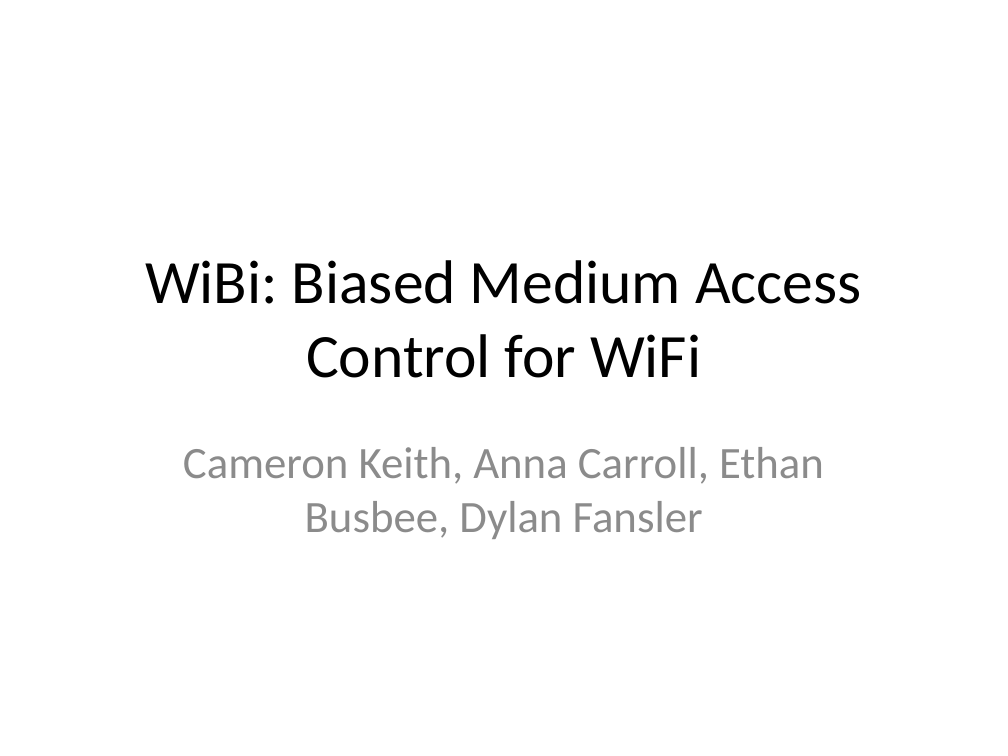
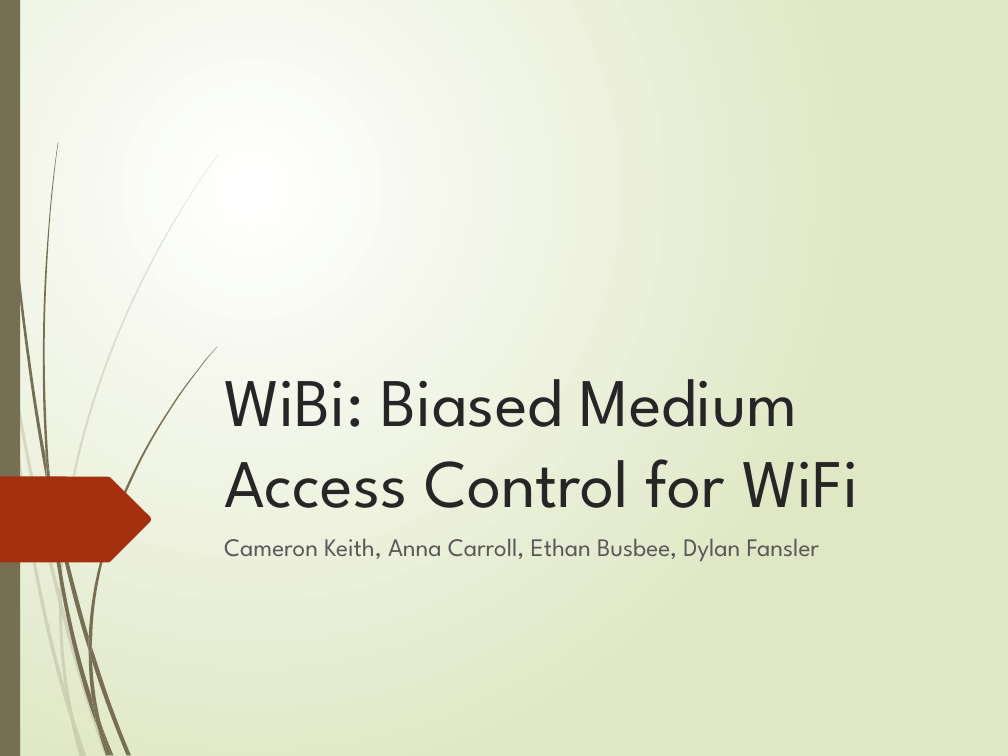
Before and after one commit to Marfle-Bark/myHUMPS, a slide deck: slide 1 of Presentation.pptx. Drawn at 1008x756 pixels with LibreOffice and Linux fonts; fonts in the diff are those of the drawing. Boxes give left, top, right and bottom in pixels: in the first picture for what was removed or moved away, otherwise in the second. Text is boxed around its words. In the diff, an @@ line names an element or a change of style, - is before the commit and + after.

```diff
--- a/Presentation.pptx
+++ b/Presentation.pptx
@@ background #FFFFFF to gradient #FFFFFF to #DFE8C4 @@
@@ rectangle added at (0, 0, 20, 756), fill #766F54 @@
@@ title "WiBi: Biased Medium Access Control ...": place and size @@
-title "WiBi: Biased Medium Access Control ..." at (145, 260, 861, 378)
+title "WiBi: Biased Medium Access Control ..." at (224, 379, 859, 508)
@@ title "WiBi: Biased Medium Access Control ..." at (224, 379, 859, 508): size 44 to 48.6 pt, font Calibri to League Spartan, text colour #000000 to #262626; alignment centre to left; vertical alignment middle to bottom @@
@@ freeform shape added at (0, 477, 151, 562), fill #A53010 @@
@@ subtitle "Cameron Keith, Anna Carroll, Ethan ...": place and size @@
-subtitle "Cameron Keith, Anna Carroll, Ethan ..." at (183, 447, 824, 539)
+subtitle "Cameron Keith, Anna Carroll, Ethan ..." at (224, 538, 819, 561)
@@ subtitle "Cameron Keith, Anna Carroll, Ethan ..." at (224, 538, 819, 561): size 32 to 18 pt, font Calibri to League Spartan, text colour #8C8C8C to #595959; alignment centre to left; more space between paragraphs @@
@@ group added at (0, 154, 219, 756): 10 freeform shapes @@
@@ group added at (2, 0, 218, 756): 12 freeform shapes @@
```
Also in this commit, not shown: 7 other slides changed.
